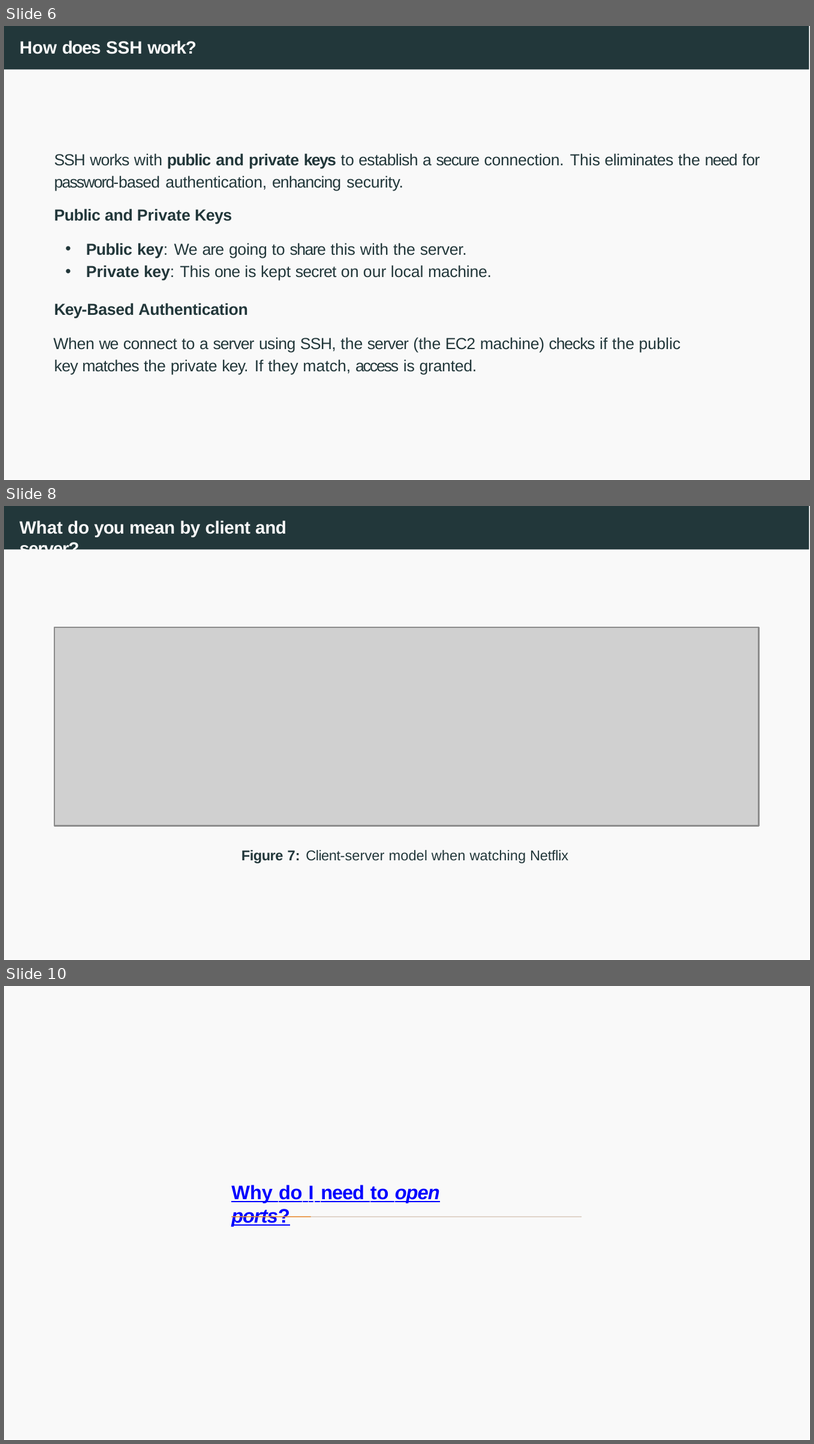
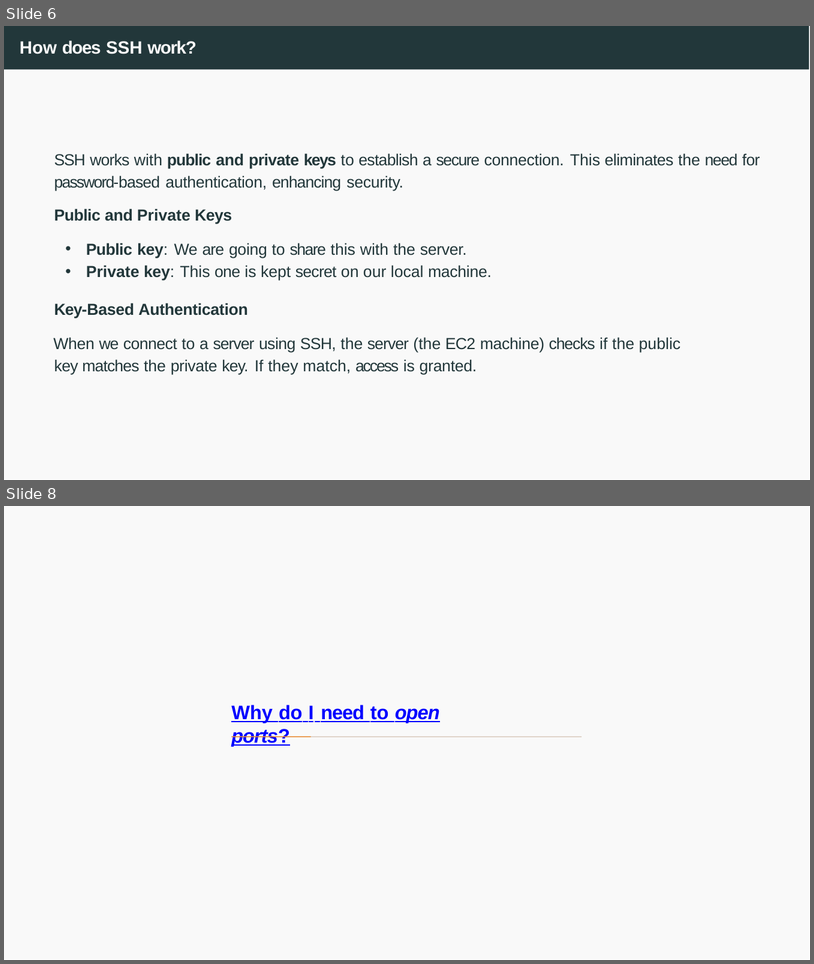
Before and after one commit to joanpaucm/HPDCB, a slide deck: src/slides/Session 3 - Introduction to AWS + EC2-2026.pptx. Shown one above the other, each under a label of ours: slides 6, 8 and 10 before the commit, slides 6 and 8 after it; the slides between them are not shown. The pictures are 814x1444 and 814x964 pixels, drawn with LibreOffice and Linux fonts; fonts in the diff are those of the drawing; grey boxes stand for pictures. Boxes give left, top, right and bottom in pixels: in the first picture for what was removed or moved away, otherwise in the second. Text is boxed around its words. In the diff, an @@ line names an element or a change of style, - is before the commit and + after.

```diff
--- a/src/slides/Session 3 - Introduction to AWS + EC2-2026.pptx
+++ b/src/slides/Session 3 - Introduction to AWS + EC2-2026.pptx
@@ slide 8 removed at (4,506,810,960), background #FFFFFF; not listed: 1 template element that a slide beside it also shows @@
@@ freeform shape removed at (4,506,809,549) @@
@@ text removed at (20,520,287,550) @@
-What do you mean by client and server?
@@ picture removed at (54,627,758,825) @@
@@ text removed at (242,850,569,863) @@
-Figure 7: Client-server model when watching Netflix
@@ what was slide 10 is now slide 8 @@
```
Also in this commit, not shown: 7 slides changed, 1 other slide removed, 3 other files.
